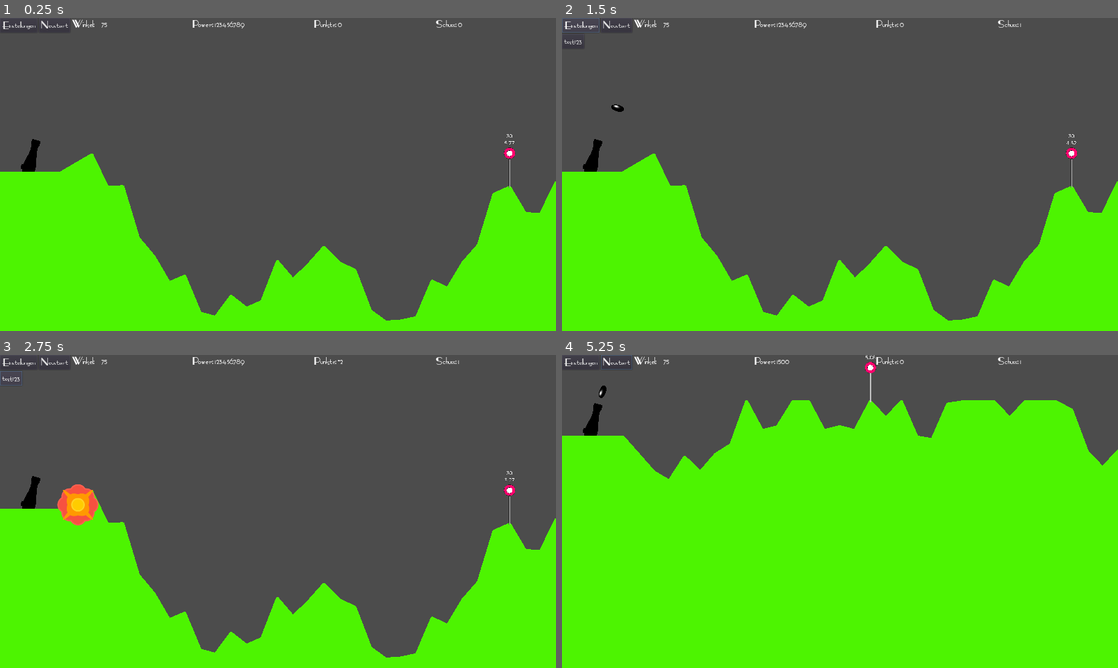
Above: before the commit, frames 1-4 (two rows, left to right).
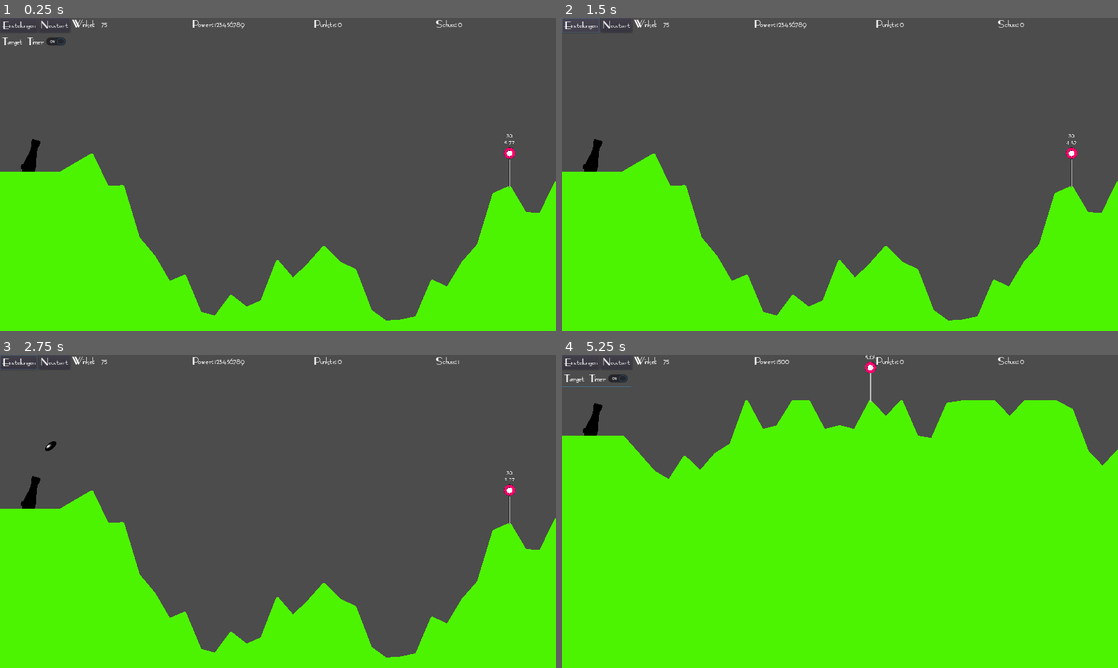
Above: after the commit, the same moments.

Repository: Coding-4Fun/Just4Fun_Mini_Shootergame
Game: Godot game, scene res://MainGame.tscn
The game is run twice, just before and just after one commit, with the same random seed, the same clock (stepped at 60 frames per second) and the same inputs.
Inputs (mouse positions are in pixels of both pictures, inside the frame that each line leads up to):
- Up to frame 1 (0.25 s): no input
- Up to frame 2 (1.5 s): click (595, 43) at 0.5 s, where only the run after the commit has a clickable "Target Timer"; click "Einstellungen" at 1.25 s
- Up to frame 3 (2.75 s): click (11, 376) at 2 s, where only the run before the commit has a clickable "test123"
- Up to frame 4 (5.25 s): click "Neustart" at 2.75 s; click "Einstellungen" at 3.5 s; click "Neustart" at 4.25 s; click (595, 380) at 5 s, where only the run after the commit has a clickable "Target Timer"

The runs differ from the first frame. In frame 1, 0.1% of the frame differs, in the area x 0-12%, y 6-9%; in frame 2, less than 0.1%; in frame 3, 0.8%, in the area x 0-62%, y 0-55%; in frame 4, 0.2%.

Commit message:
Add: Button zum Ein-/Auschalten des Targettimers Add: Signal nit der Config verbunden

Diff:
--- a/UI/InGameUI.gd
+++ b/UI/InGameUI.gd
@@ -6,6 +6,7 @@
 var _score : int = 0
 
 signal UIResetGame
+signal UIdummyTargetTimerChange
 
 onready var OptionUI = $IngameUIBottom/vBoxContainer/hBoxOptions
 
@@ -48,4 +49,5 @@
 
 
 func _on_buttSwitchTargetTimer_pressed() -> void:
+	emit_signal("UIdummyTargetTimerChange", $IngameUIBottom/vBoxContainer/hBoxOptions/buttSwitchTargetTimer.pressed)
 	pass # Replace with function body.
--- a/UI/InGameUI.tscn
+++ b/UI/InGameUI.tscn
@@ -126,15 +126,17 @@
 text = "123456789"
 
 [node name="hBoxOptions" type="HBoxContainer" parent="IngameUIBottom/vBoxContainer"]
-visible = false
 margin_top = 36.0
 margin_right = 1600.0
-margin_bottom = 68.0
+margin_bottom = 76.0
+mouse_filter = 2
 
-[node name="button" type="Button" parent="IngameUIBottom/vBoxContainer/hBoxOptions"]
-margin_right = 86.0
-margin_bottom = 32.0
-text = "test123"
+[node name="buttSwitchTargetTimer" type="CheckButton" parent="IngameUIBottom/vBoxContainer/hBoxOptions"]
+margin_right = 219.0
+margin_bottom = 40.0
+pressed = true
+text = "Target Timer"
 
 [connection signal="pressed" from="IngameUIBottom/vBoxContainer/hBoxHud/hBoxUIButtons/buttGameOptions" to="." method="_on_buttGameOptions_pressed"]
 [connection signal="pressed" from="IngameUIBottom/vBoxContainer/hBoxHud/hBoxUIButtons/buttGameReset" to="." method="_on_button_pressed"]
+[connection signal="pressed" from="IngameUIBottom/vBoxContainer/hBoxOptions/buttSwitchTargetTimer" to="." method="_on_buttSwitchTargetTimer_pressed"]
